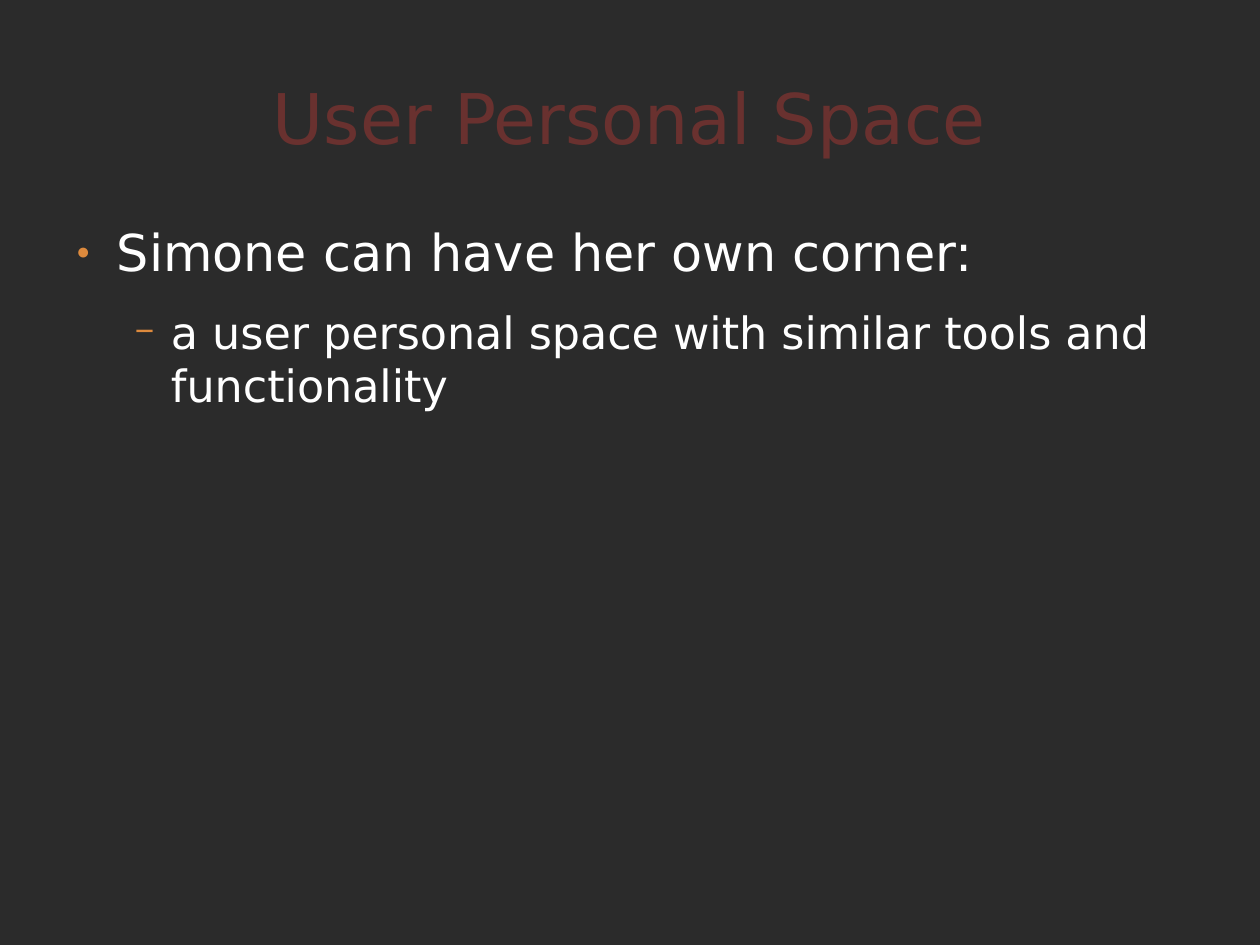
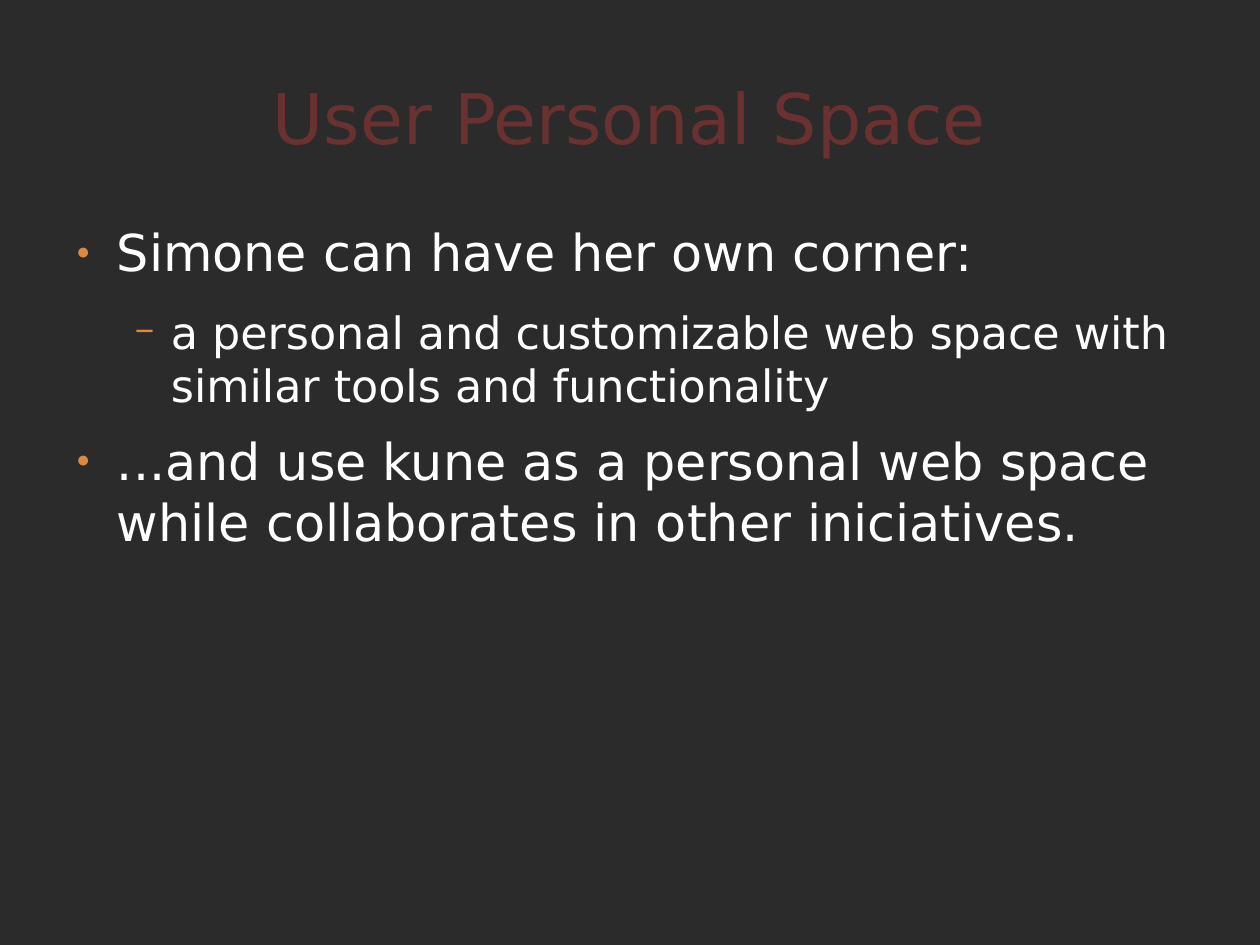
Before and after one commit to comunes/kune, a slide deck: slide 10 of doc/kune-dic-08.odp (slide 9 before the commit). Drawn at 1260x945 pixels with LibreOffice and Linux fonts; fonts in the diff are those of the drawing; background and template pictures are left out; a plain dark background stands for a picture behind light text. Boxes give left, top, right and bottom in pixels: in the first picture for what was removed or moved away, otherwise in the second. Text is boxed around its words. In the diff, an @@ line names an element or a change of style, - is before the commit and + after.

Commit message:
new kune odp revision

```diff
--- a/doc/kune-dic-08.odp
+++ b/doc/kune-dic-08.odp
@@ text at (117,315,1168,542): text changed; size 28 to 32 pt @@
-  − a user personal space with similar tools and functionality
+  − a personal and customizable web space with similar tools and functionality
+● ...and use kune as a personal web space while collaborates in other iniciatives.
```
Also in this commit, not shown: 7 other slides changed, 1 slide added.
